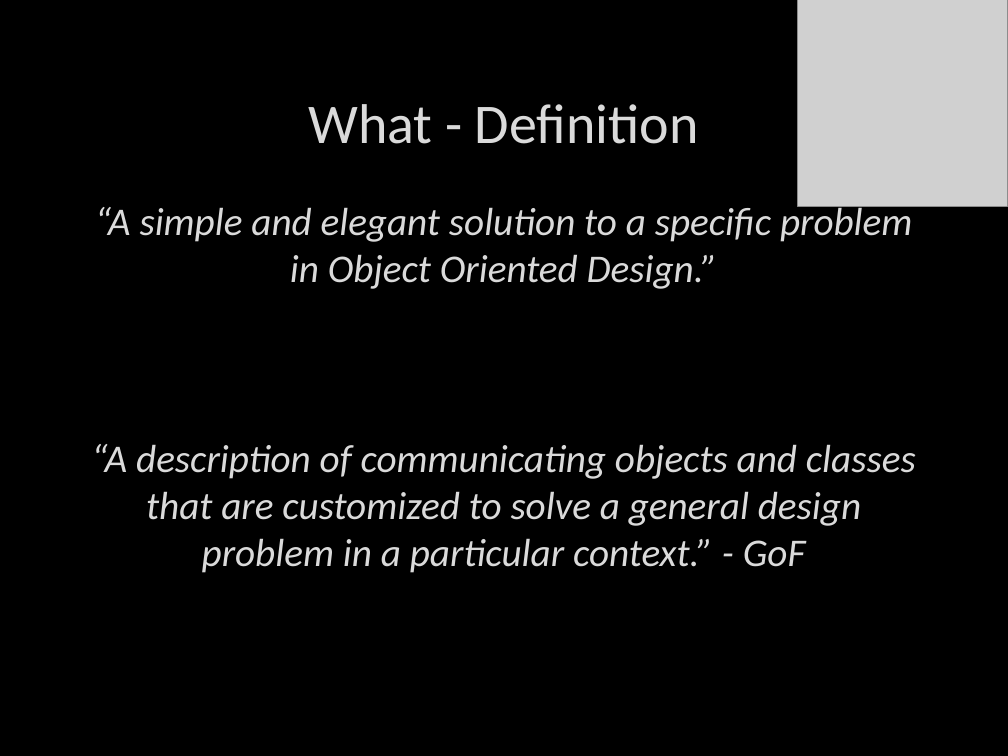
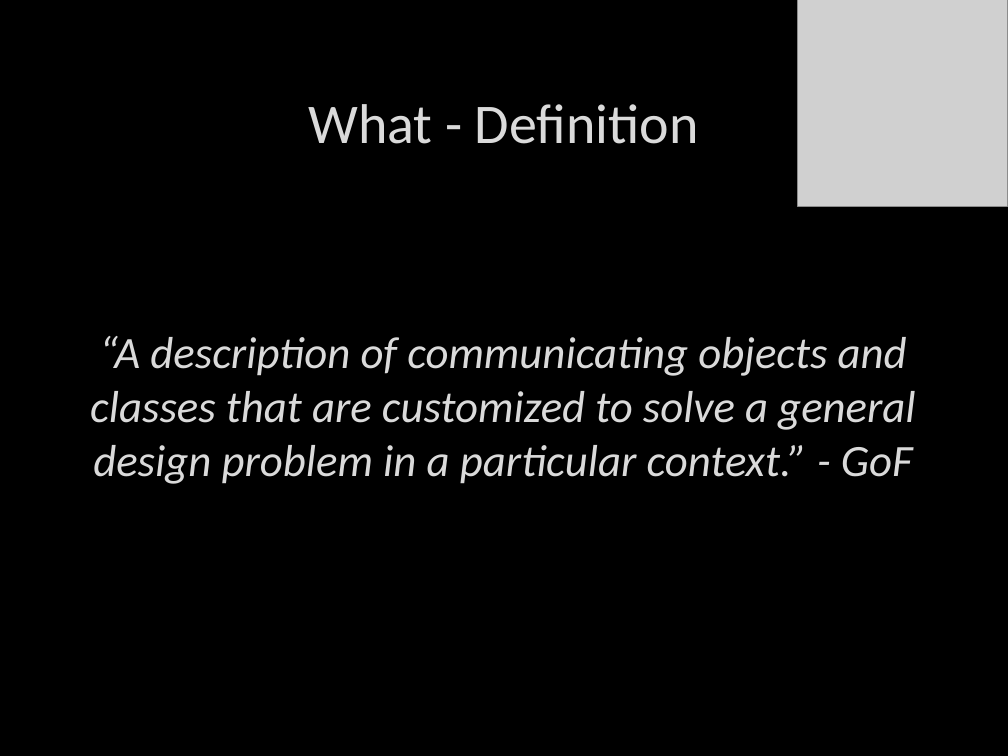
Before and after one commit to itenium-be/Talk-DesignPatterns, a slide deck: slide 6 of patterns.pptx (slide 5 before the commit). Drawn at 1008x756 pixels with LibreOffice and Linux fonts; fonts in the diff are those of the drawing; grey boxes stand for pictures; background and template pictures are left out. Boxes give left, top, right and bottom in pixels: in the first picture for what was removed or moved away, otherwise in the second. Text is boxed around its words. In the diff, an @@ line names an element or a change of style, - is before the commit and + after.

```diff
--- a/patterns.pptx
+++ b/patterns.pptx
@@ text "“A description of communicating objects ..." at box(90, 336, 916, 484): size 28 to 32 pt @@
@@ text at box(95, 202, 912, 289): paragraph removed @@
-“A simple and elegant solution to a specific problem in Object Oriented Design.”
```
Also in this commit, not shown: 7 other slides changed, 6 slides added, 1 other file.
